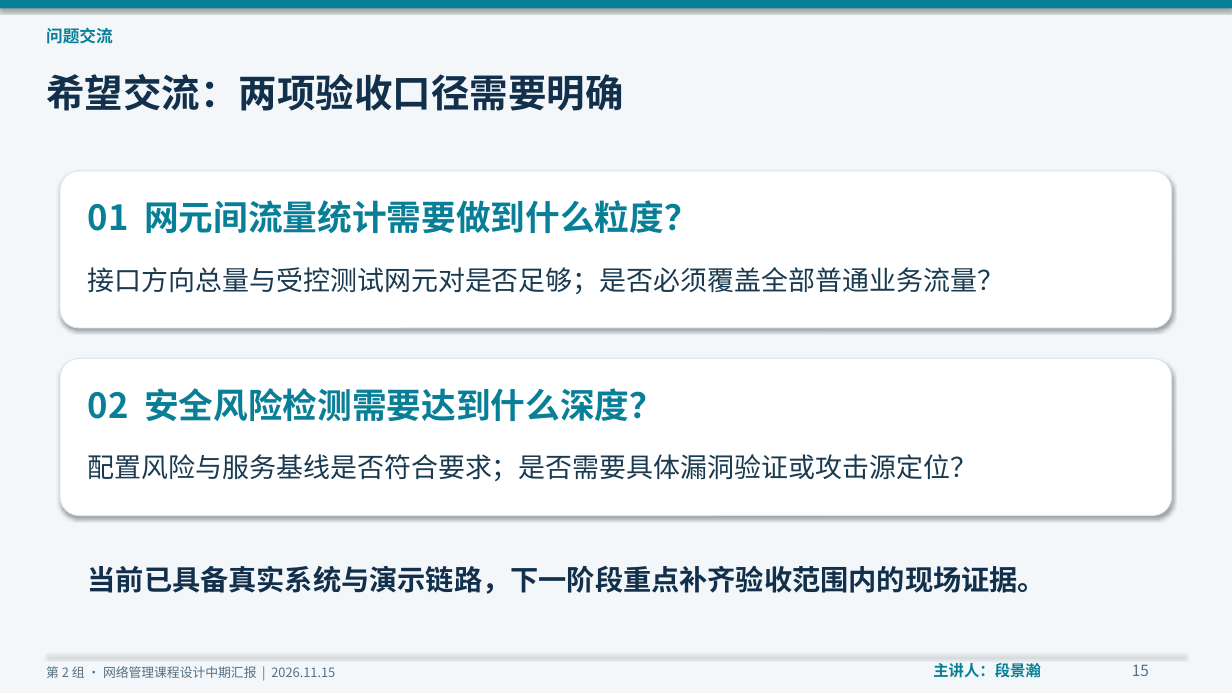
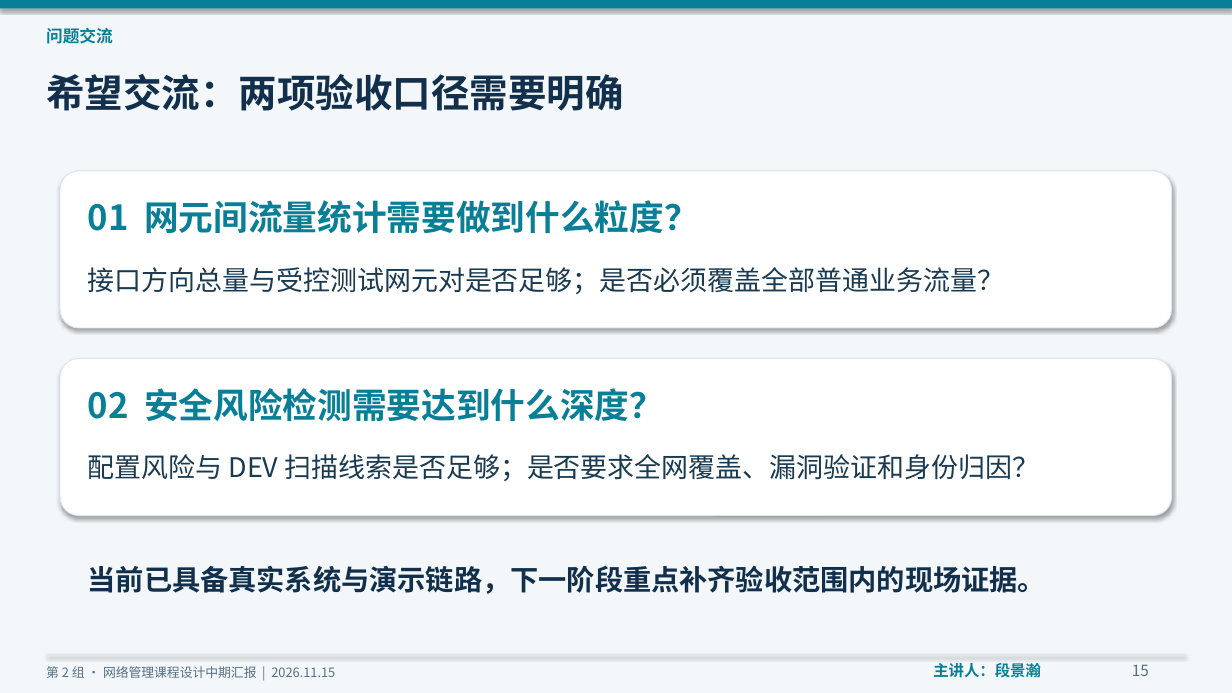
Before and after one commit to moonshadow-2005/Computer-Network-Management, a slide deck: slide 15 of 中期汇报/第2组_网络管理系统_中期汇报.pptx. Drawn at 1232x693 pixels with LibreOffice and Linux fonts; fonts in the diff are those of the drawing. Boxes give left, top, right and bottom in pixels: in the first picture for what was removed or moved away, otherwise in the second. Text is boxed around its words. In the diff, an @@ line names an element or a change of style, - is before the commit and + after.

```diff
--- a/中期汇报/第2组_网络管理系统_中期汇报.pptx
+++ b/中期汇报/第2组_网络管理系统_中期汇报.pptx
@@ text at [88,454,1039,481]: text changed @@
-配置风险与服务基线是否符合要求；是否需要具体漏洞验证或攻击源定位？
+配置风险与 DEV 扫描线索是否足够；是否要求全网覆盖、漏洞验证和身份归因？
```
Also in this commit, not shown: 8 other slides changed, 49 other files.
